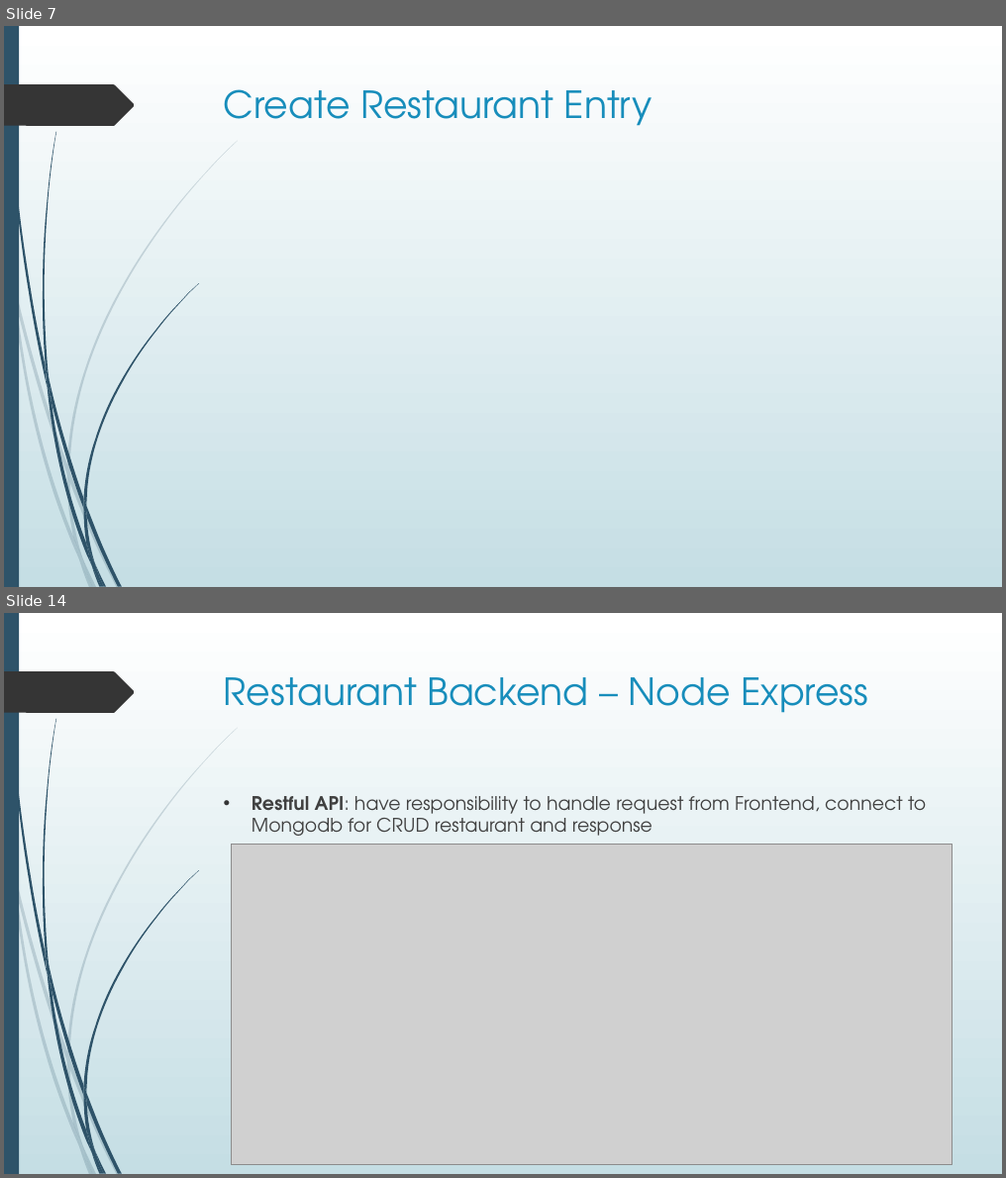
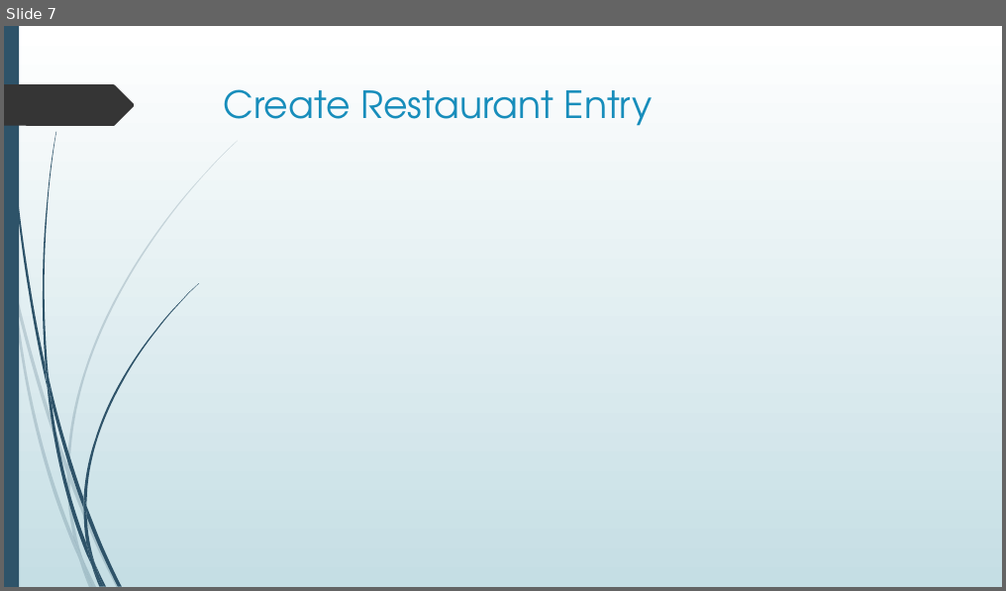
Before and after one commit to thienanmum/restaurantfinder, a slide deck: docs/RestaurantFinder.pptx. Shown one above the other, each under a label of ours: slides 7 and 14 before the commit, slide 7 after it; the slides between them are not shown. The pictures are 1006x1178 and 1006x591 pixels, drawn with LibreOffice and Linux fonts; fonts in the diff are those of the drawing; grey boxes stand for pictures. Boxes give left, top, right and bottom in pixels: in the first picture for what was removed or moved away, otherwise in the second. Text is boxed around its words. In the diff, an @@ line names an element or a change of style, - is before the commit and + after.

```diff
--- a/docs/RestaurantFinder.pptx
+++ b/docs/RestaurantFinder.pptx
@@ slide 14 removed at <box>4,613,1002,1174</box>, background gradient #FFFFFF to #C5DEE5; not listed: 24 template elements that a slide beside it also shows @@
@@ title removed at <box>224,677,868,713</box> @@
-Restaurant Backend – Node Express
@@ text removed at <box>252,796,926,836</box> @@
-• Restful API: have responsibility to handle request from Frontend, connect to Mongodb for CRUD restaurant and response
@@ picture removed at <box>231,845,952,1165</box> @@
```
Also in this commit, not shown: 1 slide changed, 2 slides added, 6 other slides removed.
